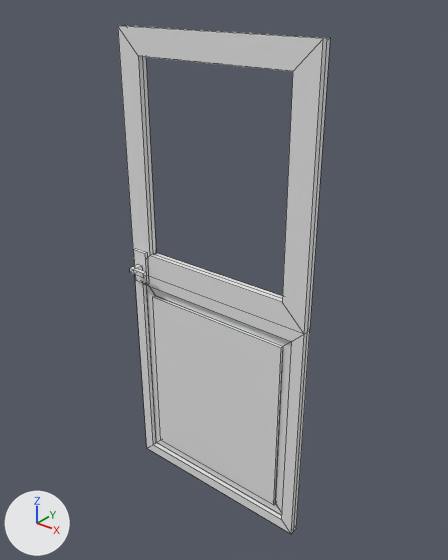
A saved change to the FBX model horror game/Assets/MarpaStudio/Mesh/Door.fbx.
Camera for both pictures: a 50 mm lens placed at (1.43, -1.724, 1.164), pointed at (0.012, 0.049, 0.064). Arrows for +X, +Y and +Z are at lower left; the lights stay in place. The first picture is the older version. Mesh edges are drawn as thin lines. Where no turn or scale is listed for an object, it has been applied to the vertices.
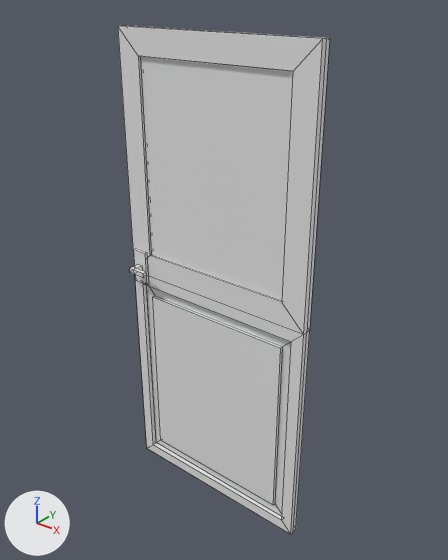
Where the newer file only moved an object's origin or applied its transform, the numbers keep the older frame.

The change, as a list of edits to the scene's bpy script:
```text
Add me_doorwindow_ncl1_1:
    me_doorwindow_ncl1_1.from_pydata([(0.761, 0.008, -0.051), (0.081, 0.011, -0.051), (0.081, 0.011, -0.856), (0.761, 0.008, -0.856), (0.081, 0.029, -0.051), (0.761, 0.027, -0.051), (0.761, 0.027, -0.856), (0.081, 0.029, -0.856)], [], [(0, 1, 2, 3), (4, 5, 6, 7)])
Add ob_doorwindow:
    ob_doorwindow = bpy.data.objects.new('DoorWindow', me_doorwindow_ncl1_1)
    ob_doorwindow.location = (-0.421, -0.02, 0.956)
```

Pixel boxes (x1, y1, x2, y2) of what changed, in the pictures (448 x 560 px):
'DoorWindow', added
    after: (140, 57, 292, 300)
